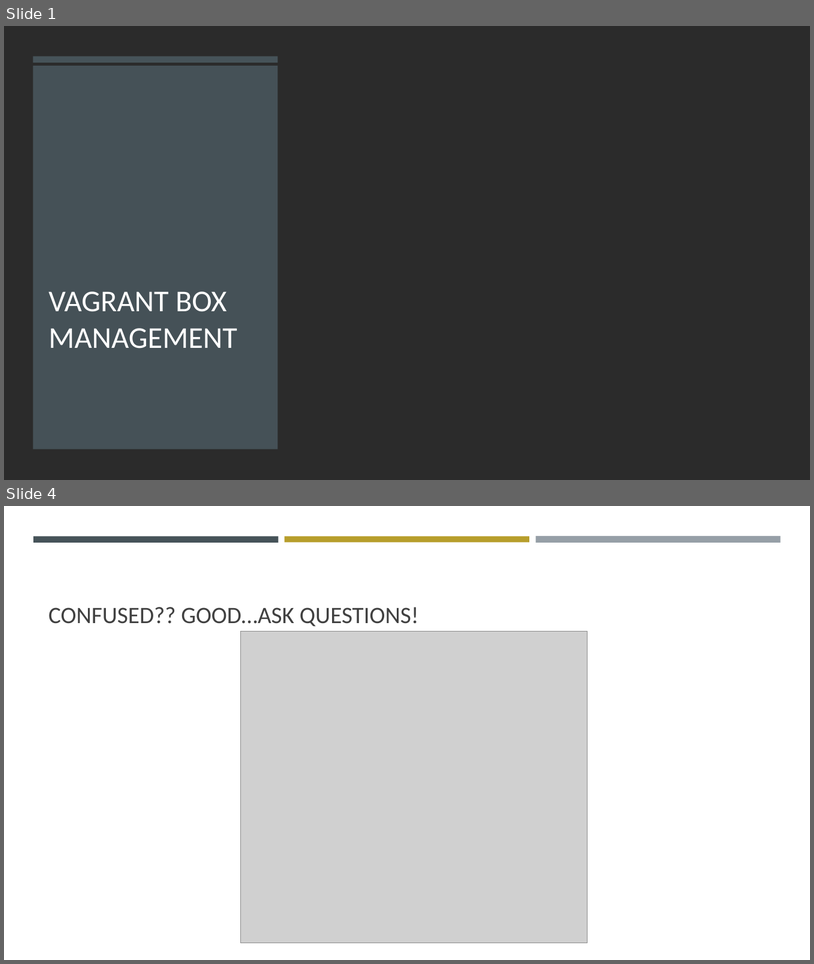
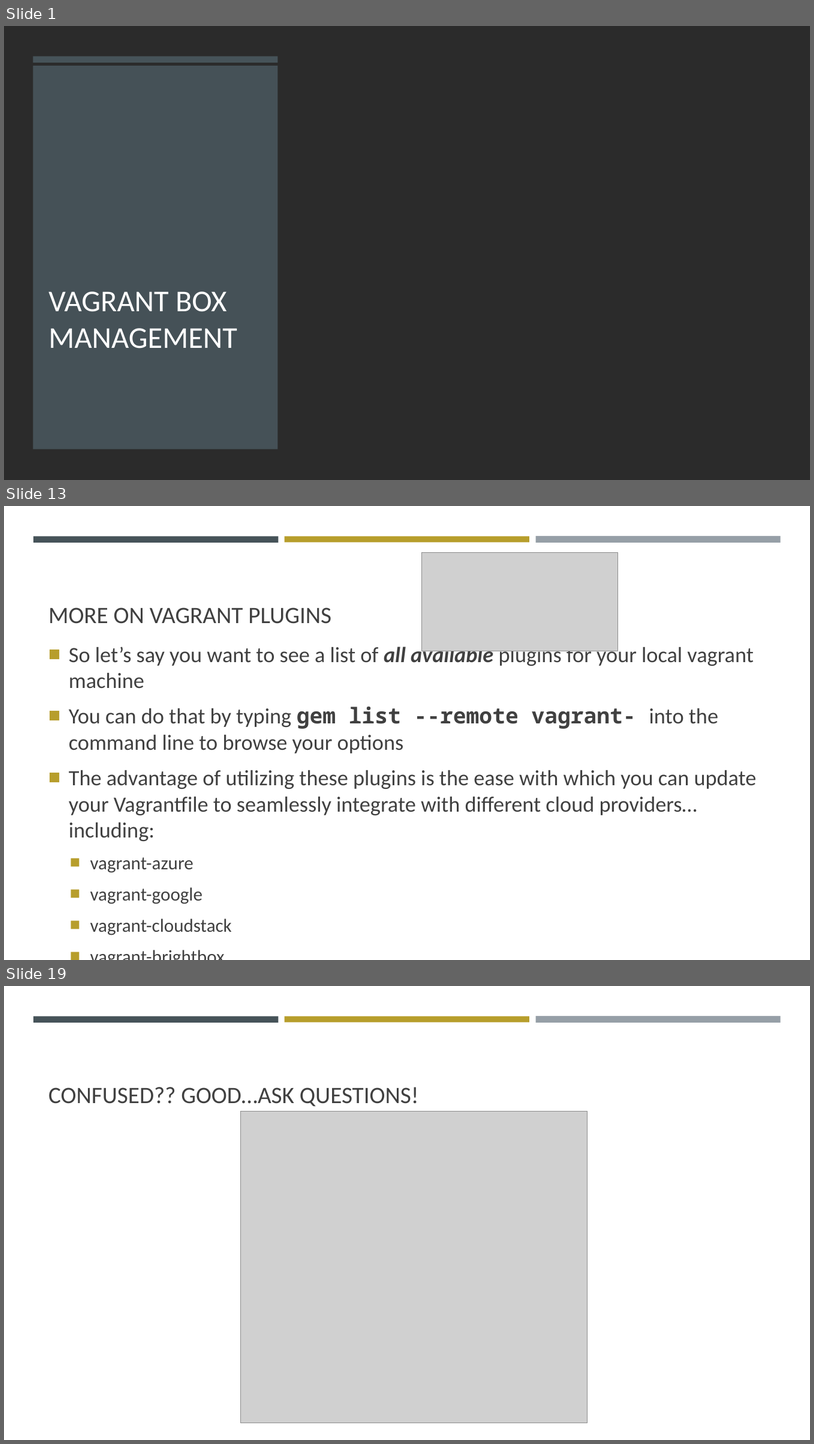
Before and after one commit to ferninphilly/accelebrate-vagrant-docker, a slide deck: module03/presentationThree.pptx. Shown one above the other, each under a label of ours: slides 1 and 4 before the commit, slides 1, 13 and 19 after it; the slides between them are not shown. The pictures are 814x964 and 814x1444 pixels, drawn with LibreOffice and Linux fonts; fonts in the diff are those of the drawing; grey boxes stand for pictures; background and template pictures are left out; a plain dark background stands for a picture behind light text. Boxes give left, top, right and bottom in pixels: in the first picture for what was removed or moved away, otherwise in the second. Text is boxed around its words. In the diff, an @@ line names an element or a change of style, - is before the commit and + after.

```diff
--- a/module03/presentationThree.pptx
+++ b/module03/presentationThree.pptx
@@ slide 13 added at (4,506,810,960), background #FFFFFF; not listed: 3 template elements that a slide beside it also shows @@
@@ picture added at (422,553,618,651) @@
@@ title added at (48,607,332,624), 28 pt, text #404040 @@
+MORE ON VAGRANT PLUGINS
@@ text added at (69,643,757,935), 25.9 pt, text #404040 @@
+■ So let’s say you want to see a list of all available plugins for your local vagrant machine
+■ You can do that by typing gem list --remote vagrant- into the command line to browse your options
+■ The advantage of utilizing these plugins is the ease with which you can update your Vagrantfile to seamlessly integrate with different cloud providers…including:
+  ■ vagrant-azure
+  ■ vagrant-google
+  ■ vagrant-cloudstack
+  ■ vagrant-brightbox
@@ what was slide 4 is now slide 19 @@
```
Also in this commit, not shown: 2 slides changed, 14 other slides added.
